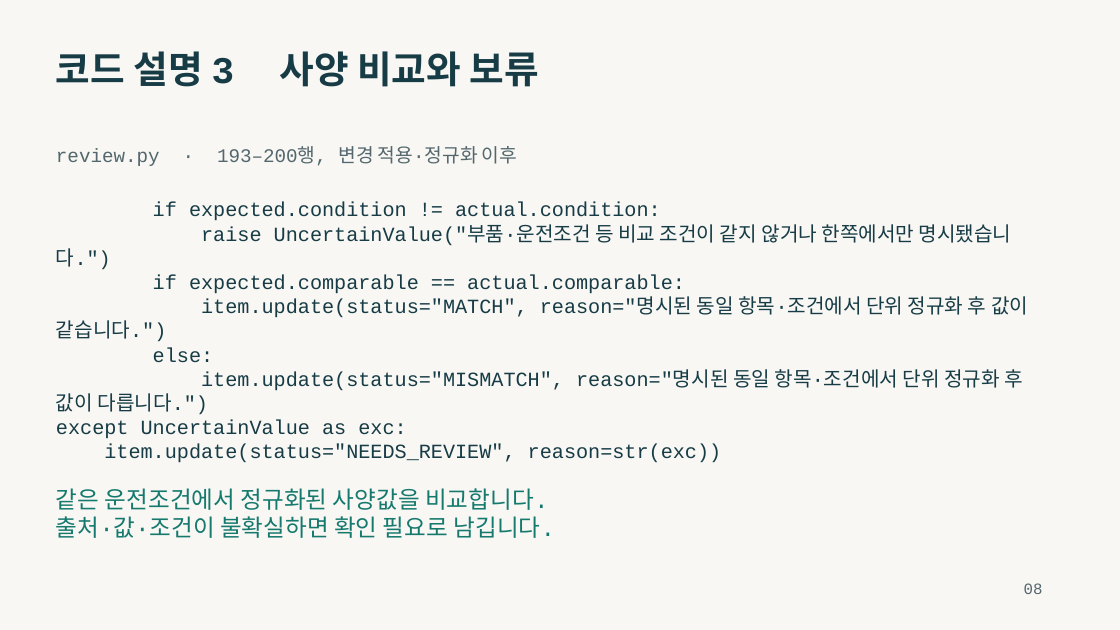
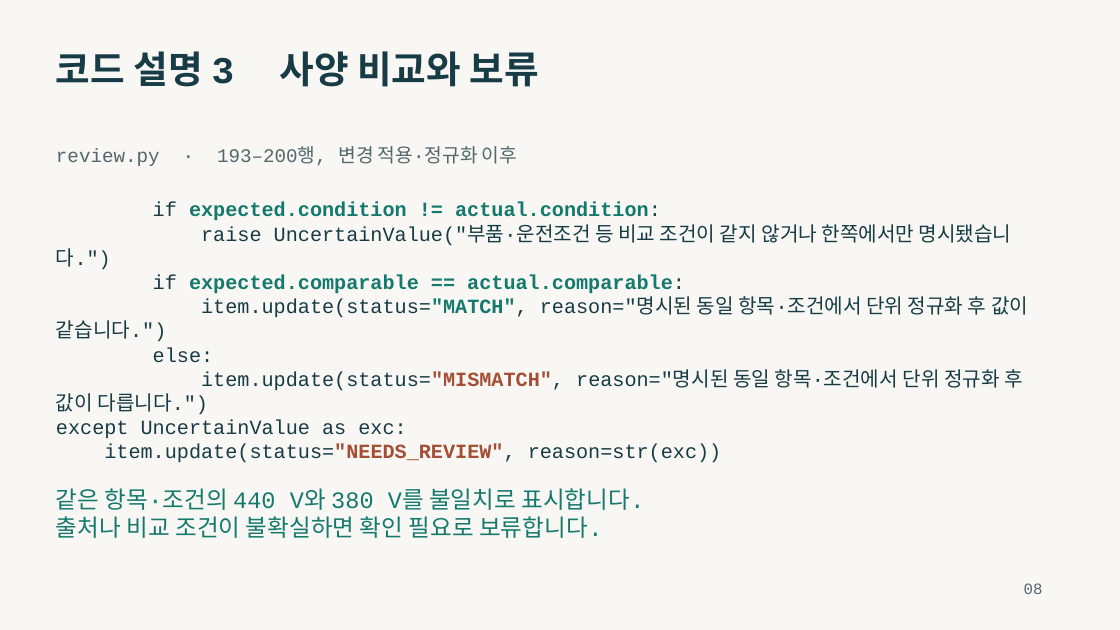
Before and after one commit to seogdo/transformer-spec-review, a slide deck: slide 8 of output/presentations/transformer-spec-review-presentation.pptx. Drawn at 1120x630 pixels with LibreOffice and Linux fonts; fonts in the diff are those of the drawing. Boxes give left, top, right and bottom in pixels: in the first picture for what was removed or moved away, otherwise in the second. Text is boxed around its words. In the diff, an @@ line names an element or a change of style, - is before the commit and + after.

```diff
--- a/output/presentations/transformer-spec-review-presentation.pptx
+++ b/output/presentations/transformer-spec-review-presentation.pptx
@@ text at (x1=56, y1=202, x2=1028, y2=463): text colour #173C46 to #15796D in "expected.condition != actual.condition:", "expected.comparable == actual.comparable:", "item.update(status="MATCH","; bold on in "expected.condition != actual.condition:", "expected.comparable == actual.comparable:", "item.update(status="MATCH",", "item.update(status="MISMATCH"," and 1 more places; text colour #173C46 to #A54E35 in "item.update(status="MISMATCH",", "item.update(status="NEEDS_REVIEW"," @@
@@ text at (x1=56, y1=488, x2=645, y2=538): text changed @@
-같은 운전조건에서 정규화된 사양값을 비교합니다.
-출처·값·조건이 불확실하면 확인 필요로 남깁니다.
+같은 항목·조건의 440 V와 380 V를 불일치로 표시합니다.
+출처나 비교 조건이 불확실하면 확인 필요로 보류합니다.
```
Also in this commit, not shown: 4 other slides changed, 2 other files.
